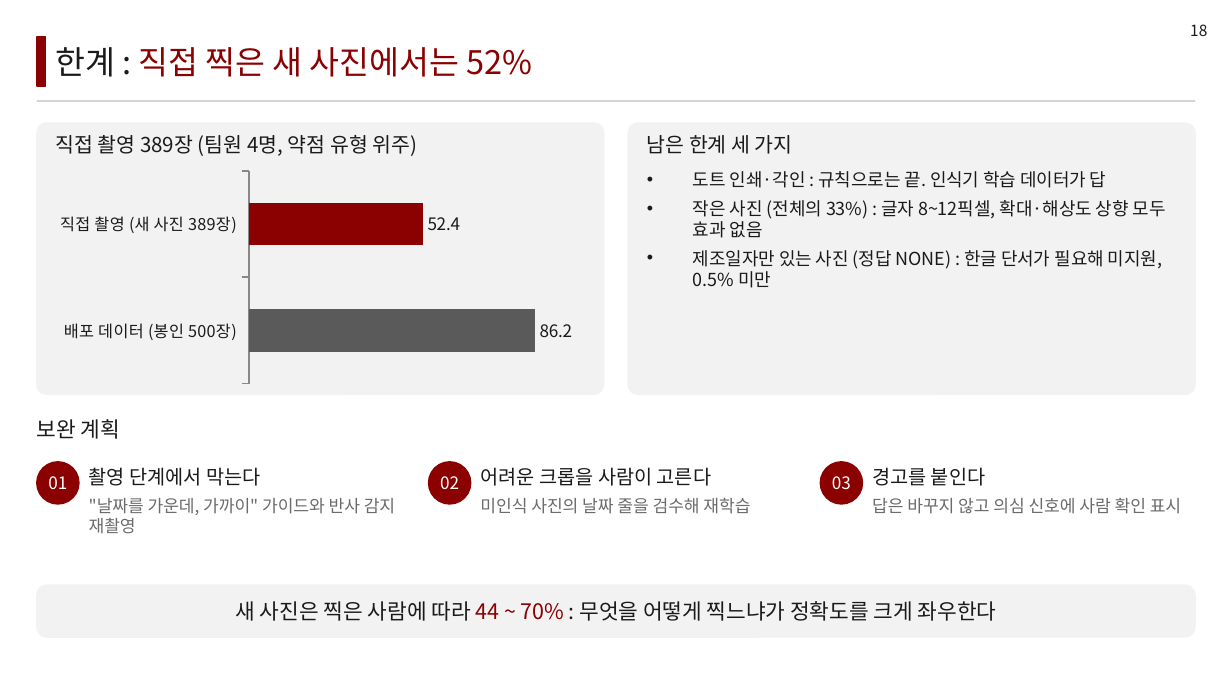
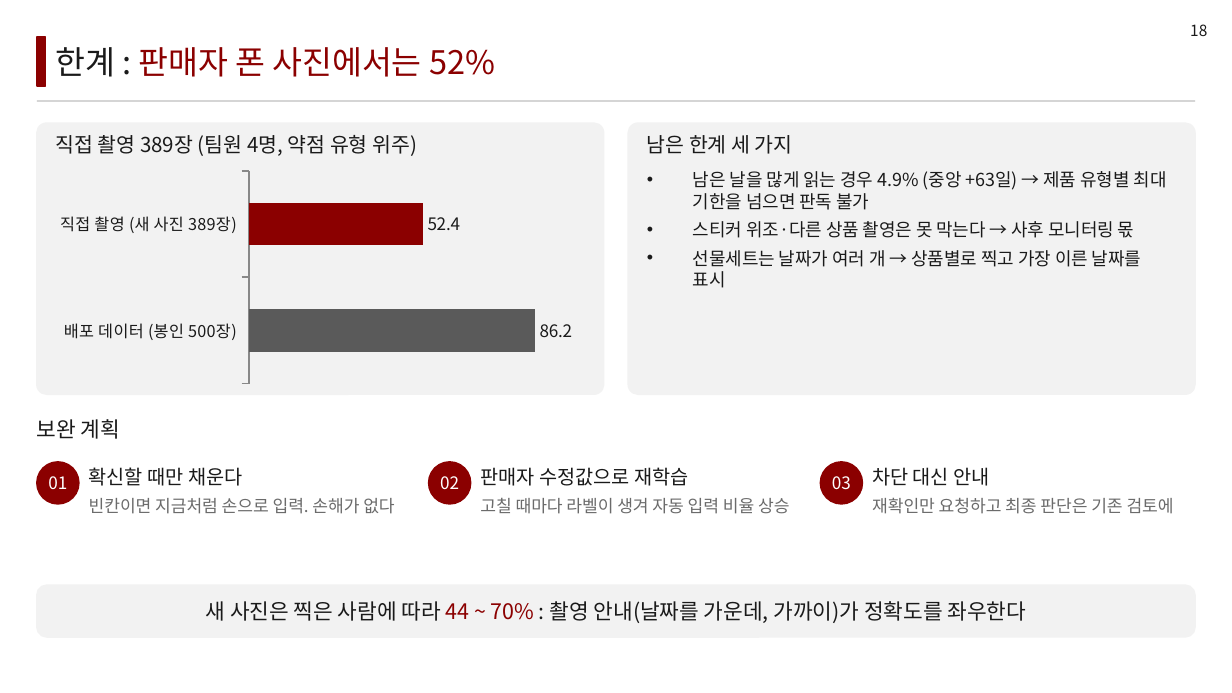
Before and after one commit to LEEbyeongchul/itda3-CODE-subway, a slide deck: slide 18 of 발표/[CODE]_서브웨이_본선발표.pptx. Drawn at 1232x693 pixels with LibreOffice and Linux fonts; fonts in the diff are those of the drawing. Boxes give left, top, right and bottom in pixels: in the first picture for what was removed or moved away, otherwise in the second. Text is boxed around its words. In the diff, an @@ line names an element or a change of style, - is before the commit and + after.

```diff
--- a/발표/[CODE]_서브웨이_본선발표.pptx
+++ b/발표/[CODE]_서브웨이_본선발표.pptx
@@ text at [55,47,495,77]: text changed @@
-한계 : 직접 찍은 새 사진에서는 52%
+한계 : 판매자 폰 사진에서는 52%
@@ text at [693,171,1167,288]: text changed @@
-• 도트 인쇄·각인 : 규칙으로는 끝. 인식기 학습 데이터가 답
-• 작은 사진 (전체의 33%) : 글자 8~12픽셀, 확대·해상도 상향 모두 효과 없음
-• 제조일자만 있는 사진 (정답 NONE) : 한글 단서가 필요해 미지원, 0.5% 미만
+• 남은 날을 많게 읽는 경우 4.9% (중앙 +63일) → 제품 유형별 최대 기한을 넘으면 판독 불가
+• 스티커 위조·다른 상품 촬영은 못 막는다 → 사후 모니터링 몫
+• 선물세트는 날짜가 여러 개 → 상품별로 찍고 가장 이른 날짜를 표시
@@ text at [89,467,242,486]: text changed @@
-촬영 단계에서 막는다
+확신할 때만 채운다
@@ text at [480,467,688,486]: text changed @@
-어려운 크롭을 사람이 고른다
+판매자 수정값으로 재학습
@@ text at [872,467,990,486]: text changed @@
-경고를 붙인다
+차단 대신 안내
@@ text at [89,498,394,514]: text changed @@
-"날짜를 가운데, 가까이" 가이드와 반사 감지 재촬영
+빈칸이면 지금처럼 손으로 입력. 손해가 없다
@@ text at [480,498,789,514]: text changed @@
-미인식 사진의 날짜 줄을 검수해 재학습
+고칠 때마다 라벨이 생겨 자동 입력 비율 상승
@@ text at [872,498,1174,514]: text changed @@
-답은 바꾸지 않고 의심 신호에 사람 확인 표시
+재확인만 요청하고 최종 판단은 기존 검토에
@@ text at [206,601,1027,623]: text changed @@
-새 사진은 찍은 사람에 따라 44 ~ 70% : 무엇을 어떻게 찍느냐가 정확도를 크게 좌우한다
+새 사진은 찍은 사람에 따라 44 ~ 70% : 촬영 안내(날짜를 가운데, 가까이)가 정확도를 좌우한다
```
Also in this commit, not shown: 7 other slides changed, 5 other files.
